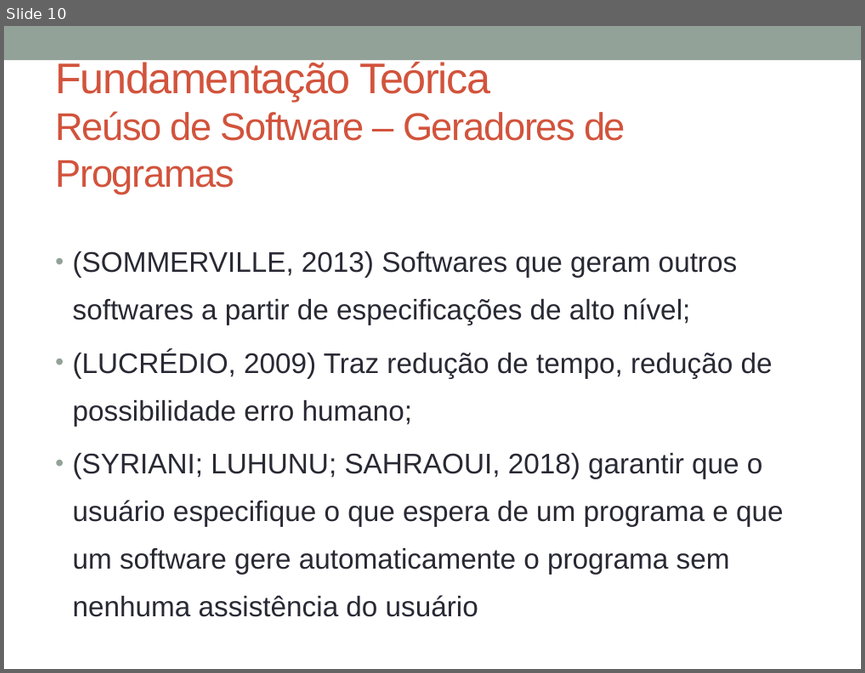
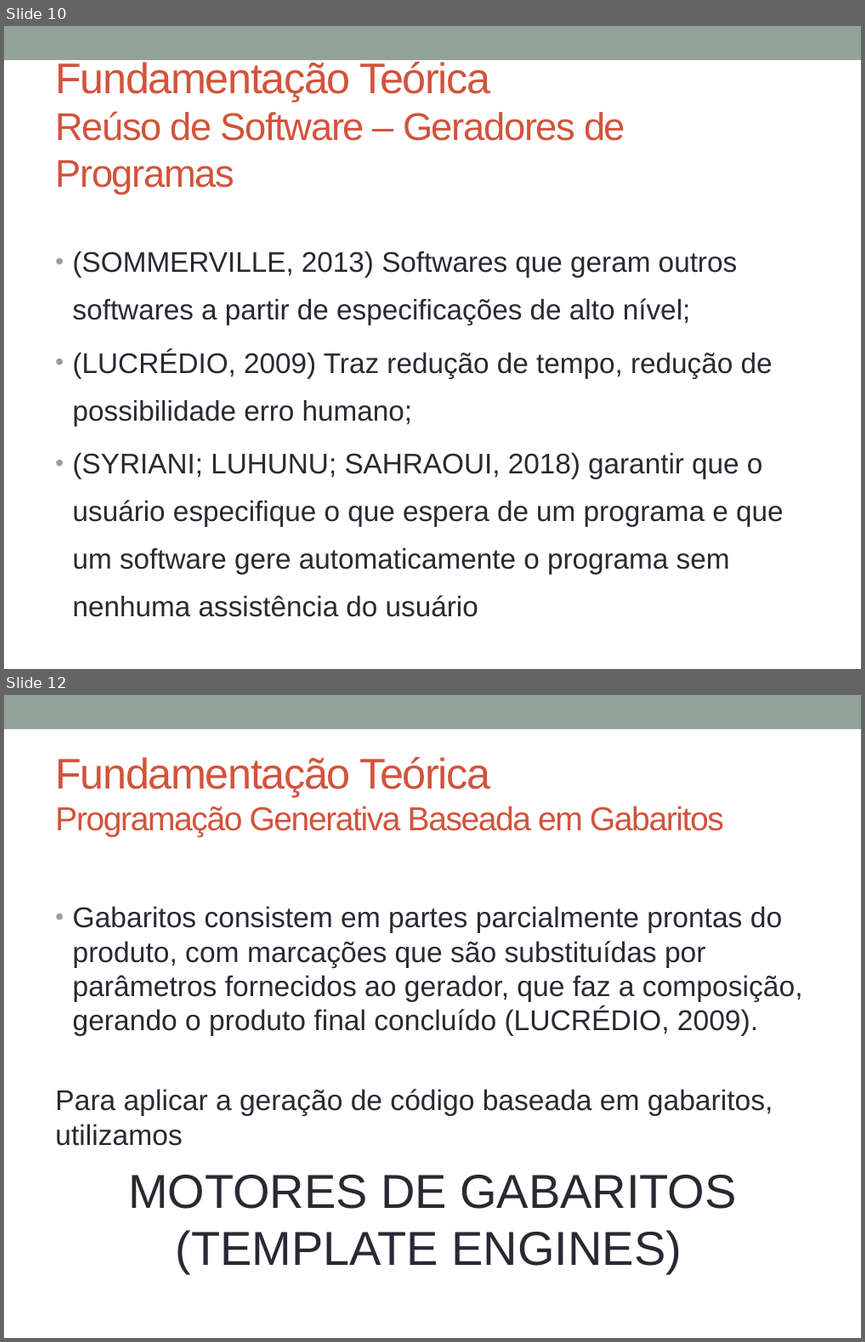
Before and after one commit to glaubergad/tccrepo, a slide deck: mono/Defesa TCC - Gerador de Dashboards.pptx. Shown one above the other, each under a label of ours: slide 10 before the commit, slides 10 and 12 after it; the slides between them are not shown. The pictures are 865x673 and 865x1342 pixels, drawn with LibreOffice and Linux fonts; fonts in the diff are those of the drawing. Boxes give left, top, right and bottom in pixels: in the first picture for what was removed or moved away, otherwise in the second. Text is boxed around its words. In the diff, an @@ line names an element or a change of style, - is before the commit and + after.

```diff
--- a/mono/Defesa TCC - Gerador de Dashboards.pptx
+++ b/mono/Defesa TCC - Gerador de Dashboards.pptx
@@ slide 12 added at (4,695,861,1338), background #FFFFFF; not listed: 1 template element that a slide beside it also shows @@
@@ title added at (55,757,724,837), 27.9 pt, text #D2533C @@
+Fundamentação Teórica
+Programação Generativa Baseada em Gabaritos
@@ text added at (55,906,803,1273), 24 pt, text #292934 @@
+• Gabaritos consistem em partes parcialmente prontas do produto, com marcações que são substituídas por parâmetros fornecidos ao gerador, que faz a composição, gerando o produto final concluído (LUCRÉDIO, 2009).
+Para aplicar a geração de código baseada em gabaritos, utilizamos
+MOTORES DE GABARITOS (TEMPLATE ENGINES)
```
Also in this commit, not shown: 8 other slides added, 18 other files.
